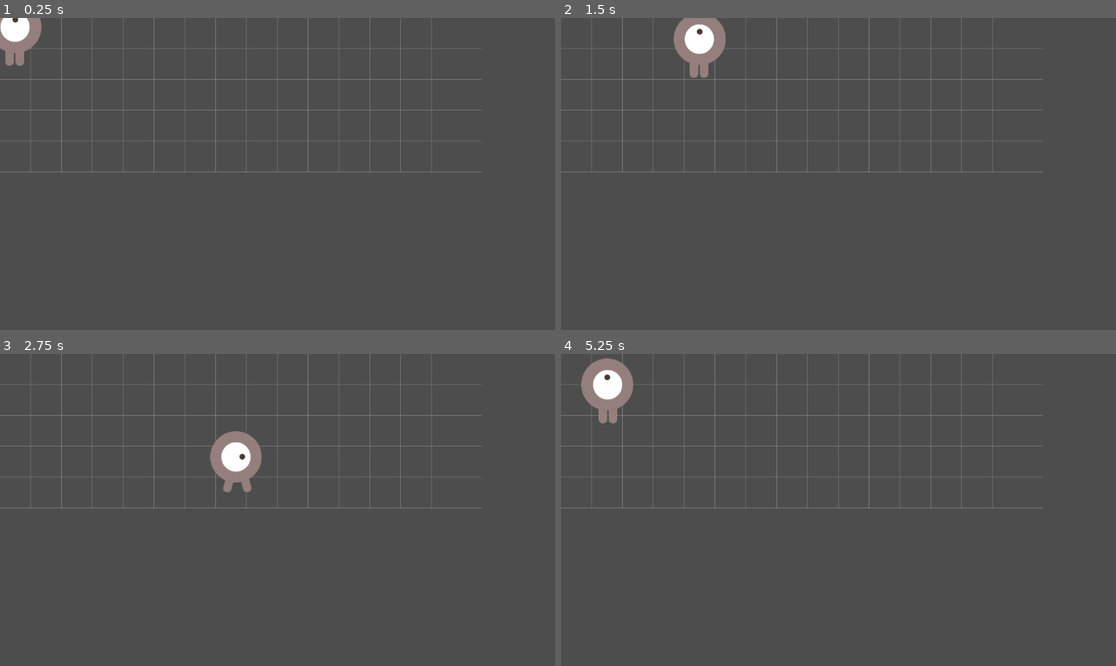
Above: before the commit, frames 1-4 (two rows, left to right).
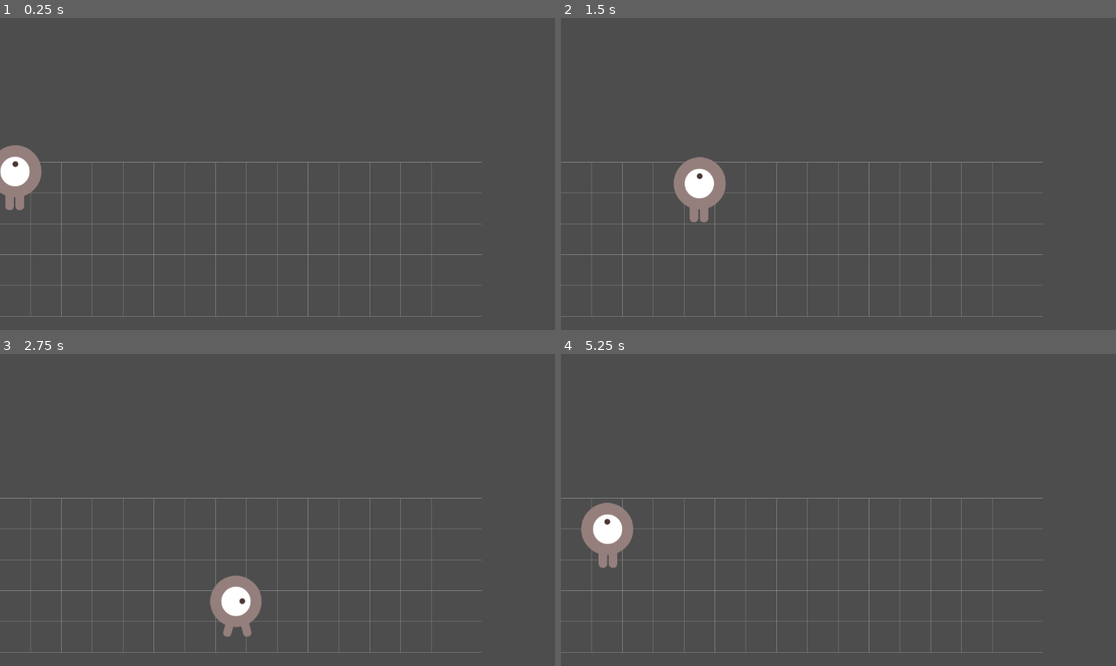
Above: after the commit, the same moments.

Repository: himanushi/godot-test
Game: Godot game, scene res://main.tscn
Two runs of this game, one before a commit and one after it. Both use one fixed random seed, a clock stepped at 60 frames per second and the inputs below.
Inputs:
- Up to frame 1 (0.25 s): no input
- Up to frame 2 (1.5 s): tap Enter at 0.5 s; hold Right (ui_right) 0.53-1.28 s; hold Down (ui_down) from 1.28 s (still down)
- Up to frame 3 (2.75 s): release Down (ui_down) at 2.03 s; hold Right (ui_right) from 2.03 s (still down)
- Up to frame 4 (5.25 s): release Right (ui_right) at 2.78 s; hold Up (ui_up) 2.78-3.53 s; hold Left (ui_left) 3.53-5.03 s; hold Down (ui_down) from 5.03 s (still down)

The runs differ from the first frame. In frame 1, 4.5% of the frame differs, in the area x 0-87%, y 0-96%; in frame 2, 5.1%; in frame 3, 5.0%; in frame 4, 5.2%.

Commit message:
fix: main.tscn

Diff:
--- a/srpg/main.tscn
+++ b/srpg/main.tscn
@@ -6,7 +6,9 @@
 [node name="Main" type="Node2D"]
 
 [node name="Field" parent="." instance=ExtResource("1_0xm2m")]
+position = Vector2(0, 300)
 
 [node name="Characters" type="Node2D" parent="."]
+position = Vector2(0, 300)
 
 [node name="Player" parent="Characters" instance=ExtResource("2_0xm2m")]
